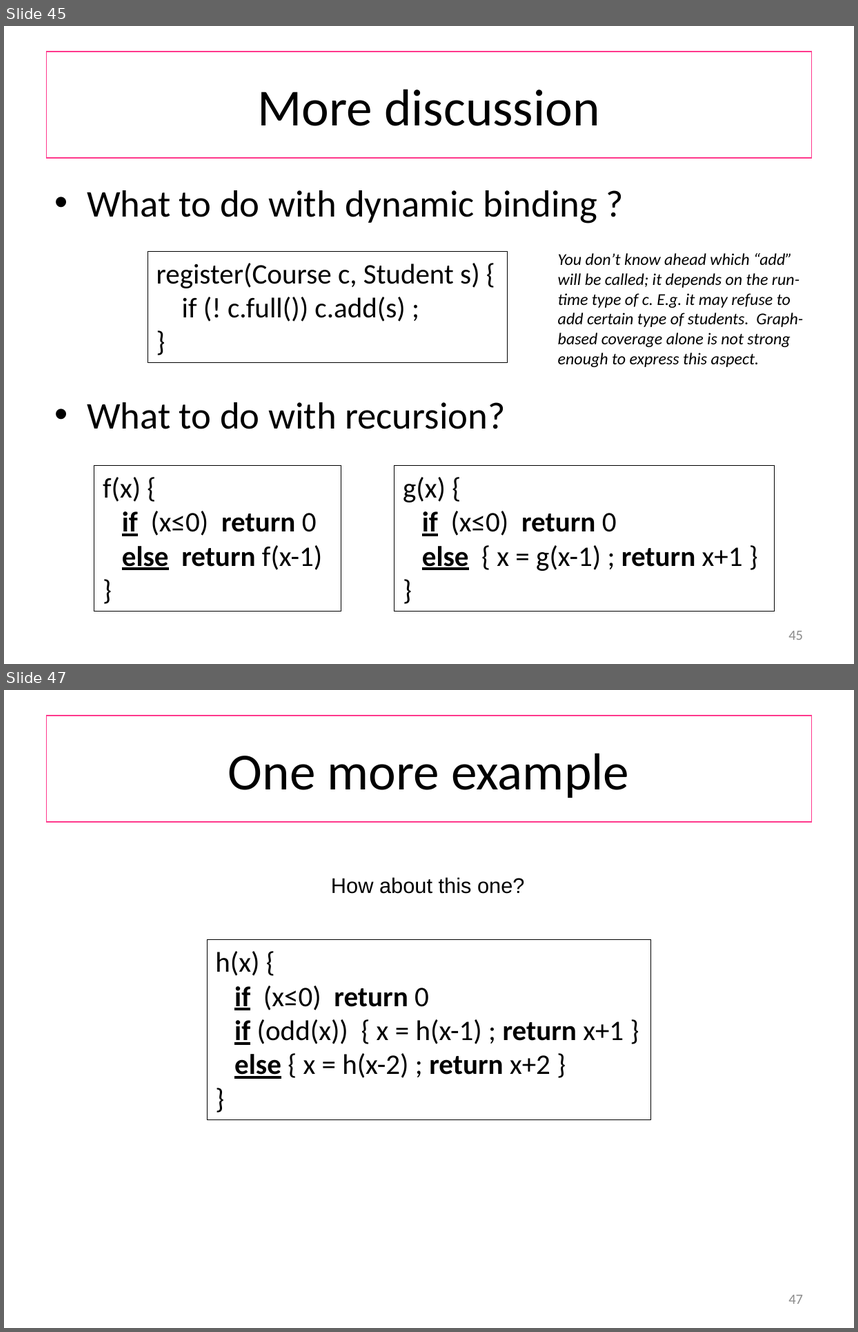
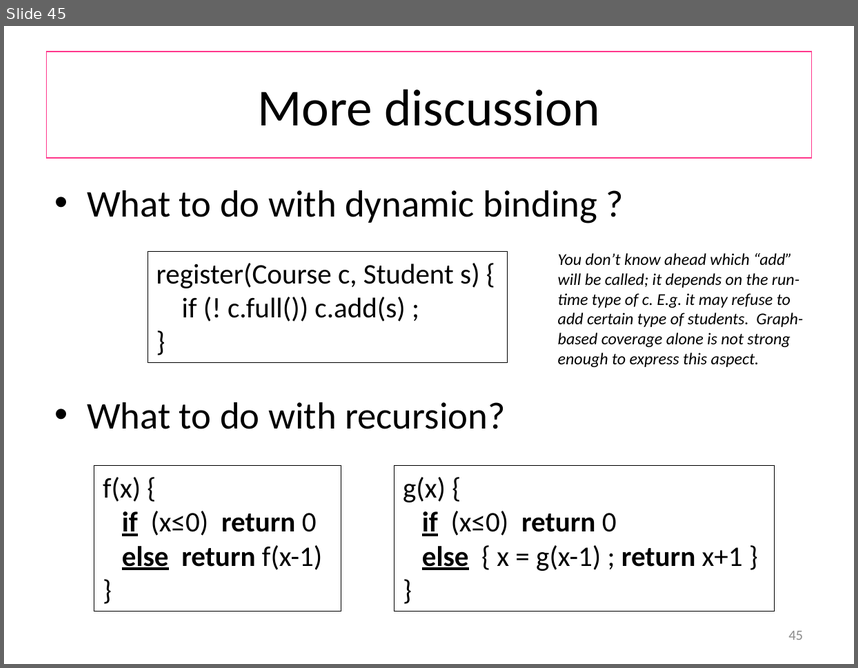
Before and after one commit to wooshrow/b3stv, a slide deck: slides/gbt.pptx. Shown one above the other, each under a label of ours: slides 45 and 47 before the commit, slide 45 after it; the slides between them are not shown. The pictures are 858x1332 and 858x668 pixels, drawn with LibreOffice and Linux fonts; fonts in the diff are those of the drawing. Boxes give left, top, right and bottom in pixels: in the first picture for what was removed or moved away, otherwise in the second. Text is boxed around its words. In the diff, an @@ line names an element or a change of style, - is before the commit and + after.

```diff
--- a/slides/gbt.pptx
+++ b/slides/gbt.pptx
@@ slide 47 removed at (4,690,854,1328), background #FFFFFF @@
@@ title removed at (47,716,811,822) @@
-One more example
@@ text removed at (331,877,524,894) @@
-How about this one?
@@ rectangle removed at (207,940,651,1120) @@
-h(x) {
-if (x≤0) return 0
-if (odd(x)) { x = h(x-1) ; return x+1 }
-else { x = h(x-2) ; return x+2 }
-}
@@ page number removed at (789,1294,803,1303) @@
-47
```
Also in this commit, not shown: 11 slides changed, 3 other files.
